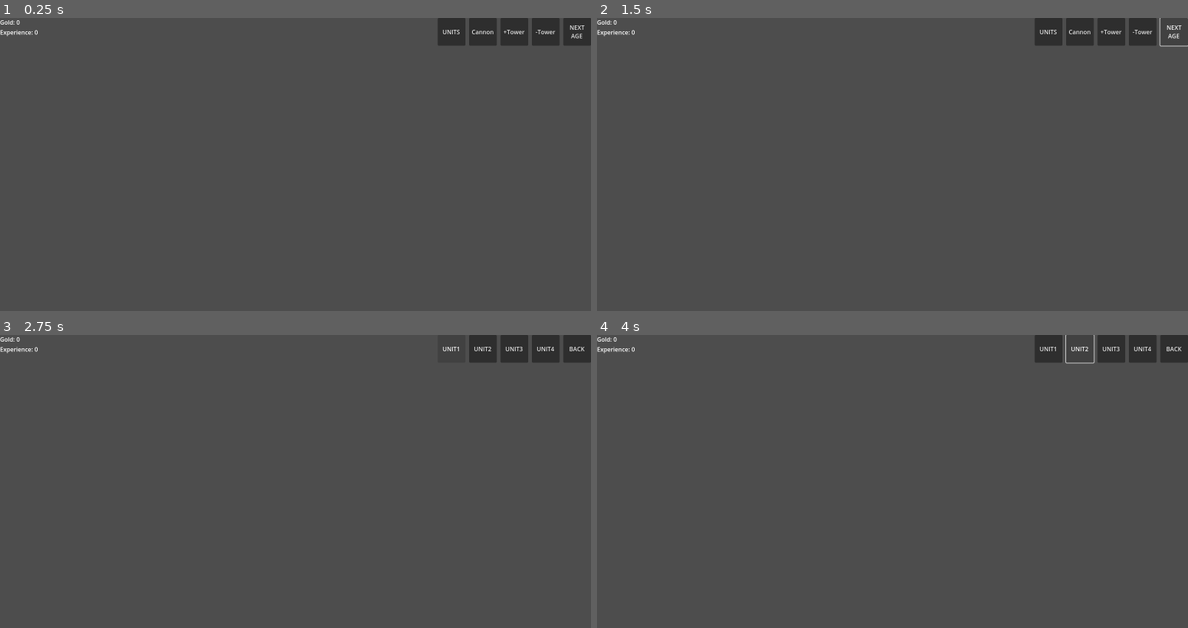
Above: before the commit, frames 1-4 (two rows, left to right).
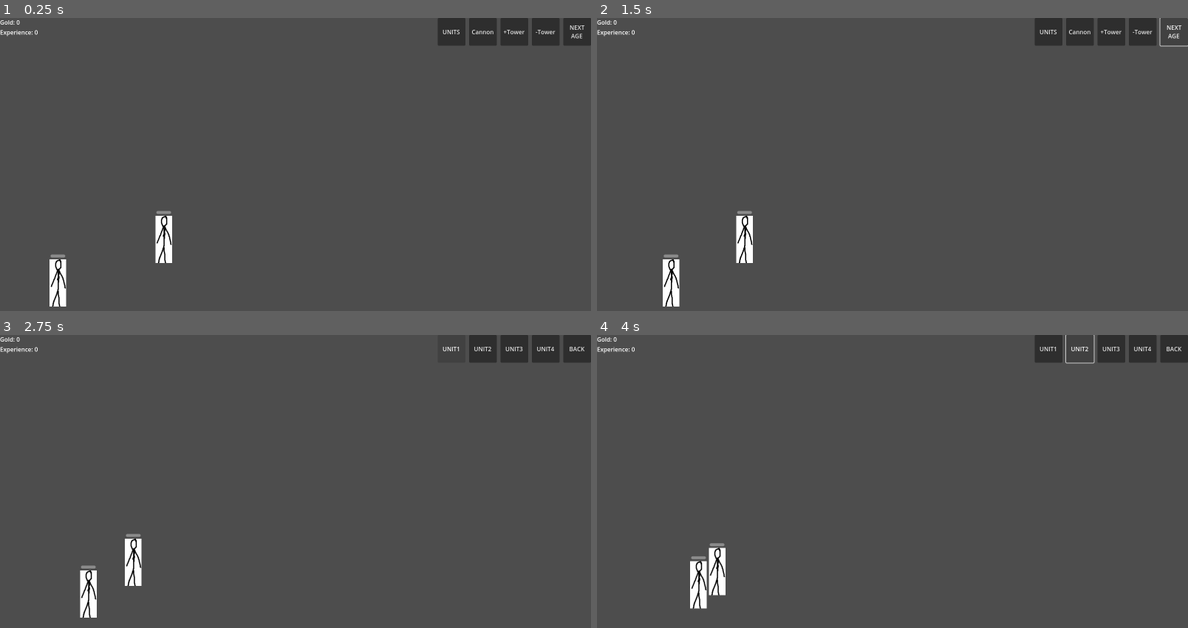
Above: after the commit, the same moments.

Repository: Xeviz/Age-Of-Conflict
Game: Godot game, scene res://GameplayMap/gameplay_map.tscn
The game is run twice, just before and just after one commit, with the same random seed, the same clock (stepped at 60 frames per second) and the same inputs. The project has no main scene, so this scene is started directly.
Inputs:
- Up to frame 1 (0.25 s): no input
- Up to frame 2 (1.5 s): click "NEXT AGE" at 0.5 s; click "NEXT AGE" at 1.25 s
- Up to frame 3 (2.75 s): click "UNITS" at 2 s
- Up to frame 4 (4 s): click "UNIT1" at 2.75 s; click "UNIT2" at 3.5 s

The runs differ from the first frame. In frame 1, 0.9% of the frame differs, in the area x 8-30%, y 65-99%; in frame 2, 1.0%, in the area x 11-27%, y 65-99%; in frame 3, 0.9%; in frame 4, 0.9%.

Commit message:
unit movement and fighting behavior implemented

Diff:
--- a/GameplayMap/gameplay_map.tscn
+++ b/GameplayMap/gameplay_map.tscn
@@ -1,6 +1,7 @@
-[gd_scene load_steps=3 format=3 uid="uid://cog643r4m4c1p"]
+[gd_scene load_steps=4 format=3 uid="uid://cog643r4m4c1p"]
 
 [ext_resource type="PackedScene" uid="uid://biamp6v4ql1tg" path="res://Interface/GameplayUI/gameplay_ui.tscn" id="1_1bf4r"]
+[ext_resource type="PackedScene" uid="uid://dm3gka7brbfao" path="res://Unit/unit.tscn" id="2_eknhu"]
 
 [sub_resource type="RectangleShape2D" id="RectangleShape2D_cetnj"]
 size = Vector2(2000, 450)
@@ -20,3 +21,9 @@
 
 [node name="CollisionShape2D" type="CollisionShape2D" parent="EnemySpawnArea"]
 shape = SubResource("RectangleShape2D_cetnj")
+
+[node name="MeleeUnit" parent="." instance=ExtResource("2_eknhu")]
+position = Vector2(148, 718)
+
+[node name="MeleeUnit2" parent="." instance=ExtResource("2_eknhu")]
+position = Vector2(452, 600)
--- a/States/Units/UnitAttacking.gd
+++ b/States/Units/UnitAttacking.gd
@@ -4,9 +4,11 @@
 @export var unit: Unit
 
 func enter():
+	unit.velocity = Vector2.ZERO
 	unit.time_to_next_attack = 0.0
 
 func update(delta):
+	print("czy mam cel? : " + str(unit.current_target))
 	if unit.current_target:
 		unit.attack_target(delta)
 	else:
--- a/States/Units/UnitMoving.gd
+++ b/States/Units/UnitMoving.gd
@@ -3,10 +3,13 @@
 
 @export var unit: Unit
 
-func update(delta):
+func physics_update(delta):
 	if not unit.current_target:
 		unit.move_forward(delta)
 	if unit.current_target:
 		unit.move_towards_target(delta)
 		var distance_to_target = unit.global_position.distance_to(unit.current_target.global_position)
-		if distance_to_target <= unit.range
+		print(distance_to_target)
+		if distance_to_target <= unit.attack_range:
+			print("atakuje")
+			state_transition.emit(self, "UnitAttacking")
--- a/Unit/unit.gd
+++ b/Unit/unit.gd
@@ -4,9 +4,10 @@
 @onready var health_bar = $HealthBar
 @onready var unit_collider = $UnitCollider
 @onready var unit_detection_area_collider = $EnemyDetectionArea/CollisionShape2D
+@onready var state_machine = $FiniteStateMachine
 
 
-var speed: float = 5.0
+var speed: float = 35.0
 var max_health: int = 10
 var current_health: int = 10
 var damage: int = 3
@@ -17,31 +18,46 @@
 
 var is_alive: bool = true
 var belongs_to_player: bool = true
+var direction = Vector2.RIGHT
 var current_target: Node2D
 var unit_name: String
 var time_to_death: float = 1.5
 
-var attack_range: float = 15.0
+var attack_range: float = 45.0
 
+func _ready():
+	if name == "MeleeUnit2":
+		belongs_to_player = false
 
 func lock_on_target(target):
 	current_target = target
 
 func move_forward(delta):
-	pass
+	if belongs_to_player:
+		direction = Vector2.RIGHT
+	else:
+		direction = Vector2.LEFT
+	velocity.x = speed * direction.x
+	move_and_slide()
 
 func move_towards_target(delta):
-	pass
+	direction = (current_target.global_position - global_position).normalized()
+	velocity = direction * speed
+	move_and_slide()
 
 func attack_target(delta):
+	print("wykonuje atak")
 	time_to_next_attack-=delta
 	if current_target.current_health<=0:
 		current_target = null
 	elif time_to_next_attack<=0:
 		current_target.receive_damage(damage)
+		update_health_bar()
 		time_to_next_attack=attack_speed
-func _physics_process(delta):
-	pass
+
+
+func update_health_bar():
+	health_bar.value = current_health
 
 func spawn_unit_from_recipe(recipe, spawn_cords):
 	speed = recipe["speed"]
@@ -61,6 +77,7 @@
 	global_position = spawn_cords
 
 func receive_damage(damage_amount):
+	print("otrzymuje dmg")
 	current_health-=damage
 	health_bar.value = current_health
 	if current_health<=0 and is_alive:
@@ -68,7 +85,9 @@
 		die()
 
 func die():
-	unit_collider.disabled()
+
+	unit_collider.disabled = true
+	$PlaceholderTexture.hide()
 	if belongs_to_player:
 		global_data.player_experience += int(experience_on_death*1.1)
 		global_data.enemy_experience += experience_on_death
@@ -80,10 +99,10 @@
 		global_data.player_gold += int(gold_on_death*1.3)
 		global_data.enemy_gold += gold_on_death
 
-
-
+	state_machine.on_child_transition(state_machine.current_state, "UnitDying")
 
 
 
 func _on_enemy_detection_area_body_entered(body):
-	pass # Replace with function body.
+	if body is Unit and belongs_to_player != body.belongs_to_player:
+		lock_on_target(body)
--- a/Unit/unit.tscn
+++ b/Unit/unit.tscn
@@ -36,18 +36,25 @@
 offset_right = 20.0
 offset_bottom = -69.0
 grow_horizontal = 2
+max_value = 10.0
 step = 1.0
-value = 100.0
+value = 10.0
 show_percentage = false
 
-[node name="FiniteStateMachine" type="Node" parent="."]
+[node name="FiniteStateMachine" type="Node" parent="." node_paths=PackedStringArray("initial_state")]
 script = ExtResource("2_06gnd")
+initial_state = NodePath("UnitMoving")
 
-[node name="UnitAttacking" type="Node" parent="FiniteStateMachine"]
+[node name="UnitAttacking" type="Node" parent="FiniteStateMachine" node_paths=PackedStringArray("unit")]
 script = ExtResource("4_qarve")
+unit = NodePath("../..")
 
-[node name="UnitMoving" type="Node" parent="FiniteStateMachine"]
+[node name="UnitMoving" type="Node" parent="FiniteStateMachine" node_paths=PackedStringArray("unit")]
 script = ExtResource("5_3fjx8")
+unit = NodePath("../..")
 
-[node name="UnitDying" type="Node" parent="FiniteStateMachine"]
+[node name="UnitDying" type="Node" parent="FiniteStateMachine" node_paths=PackedStringArray("unit")]
 script = ExtResource("6_ruaie")
+unit = NodePath("../..")
+
+[connection signal="body_entered" from="EnemyDetectionArea" to="." method="_on_enemy_detection_area_body_entered"]
